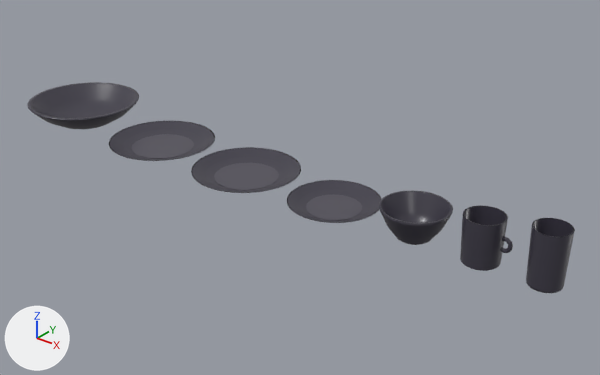
The glTF model public/modelos/COL-01.glb: old version first, new version second.
Before and after are seen from a 50 mm lens placed at (1.204, -1.326, 0.845), pointed at (0.107, 0.045, -0.006). The lights are fixed; the arrows at lower left show +X, +Y and +Z. The older version comes first. Where no turn or scale is listed for an object, it has been applied to the vertices.
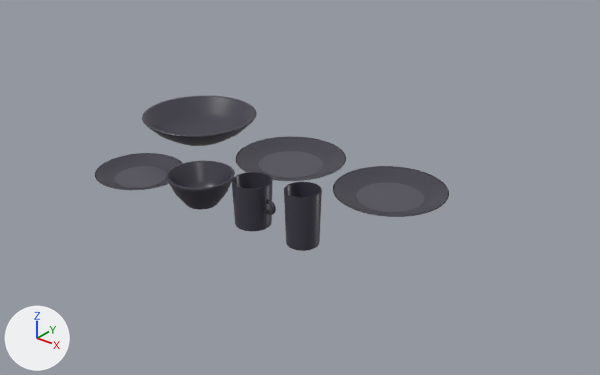
Boxes [x1, y1, x2, y2] around the edits, measured in the pictures (600 x 375 px):
```json
{"object": "Mesh_0", "change": "moved", "before": [27, 82, 139, 129], "after": [142, 96, 257, 146]}
{"object": "Mesh_3", "change": "moved", "before": [191, 147, 301, 193], "after": [333, 166, 449, 217]}
{"object": "Mesh_7", "change": "moved", "before": [379, 191, 453, 245], "after": [166, 160, 235, 210]}
{"object": "Mesh_11", "change": "moved", "before": [526, 218, 575, 293], "after": [284, 182, 322, 251]}
{"object": "Mesh_8", "change": "moved", "before": [460, 205, 508, 271], "after": [232, 172, 273, 231]}
{"object": "Mesh_1", "change": "moved", "before": [109, 121, 215, 161], "after": [236, 136, 346, 181]}
{"object": "Mesh_5", "change": "moved", "before": [287, 180, 381, 223], "after": [95, 153, 183, 190]}
{"object": "Mesh_4", "change": "moved", "before": [214, 163, 279, 190], "after": [356, 182, 424, 213]}
{"object": "Mesh_2", "change": "moved", "before": [132, 134, 194, 158], "after": [258, 151, 323, 178]}
{"object": "Mesh_6", "change": "moved", "before": [306, 194, 362, 220], "after": [114, 166, 167, 188]}
{"object": "Mesh_10", "change": "moved", "before": [500, 236, 513, 253], "after": [266, 200, 276, 215]}
```

Scene script edits in JSON lines:
```json
{"op": "set", "path": "ob_mesh_0.location", "old": "(-0.62, 0.0, 0.0)", "new": "(-0.29, 0.118, 0.0)"}
{"op": "set", "path": "ob_mesh_1.location", "old": "(-0.31, 0.0, 0.0)", "new": "(0.02, 0.118, 0.0)"}
{"op": "set", "path": "ob_mesh_2.location", "old": "(-0.31, 0.0, 0.004)", "new": "(0.02, 0.118, 0.004)"}
{"op": "set", "path": "ob_mesh_3.location", "old": "(-0.02, 0.0, 0.0)", "new": "(0.31, 0.118, 0.0)"}
{"op": "set", "path": "ob_mesh_4.location", "old": "(-0.02, 0.0, 0.004)", "new": "(0.31, 0.118, 0.004)"}
{"op": "set", "path": "ob_mesh_5.location", "old": "(0.24, 0.0, 0.0)", "new": "(-0.212, -0.162, 0.0)"}
{"op": "set", "path": "ob_mesh_6.location", "old": "(0.24, 0.0, 0.004)", "new": "(-0.212, -0.162, 0.004)"}
{"op": "set", "path": "ob_mesh_7.location", "old": "(0.445, 0.0, 0.0)", "new": "(-0.008, -0.162, 0.0)"}
{"op": "set", "path": "ob_mesh_8.location", "old": "(0.598, 0.0, 0.0)", "new": "(0.145, -0.162, 0.0)"}
{"op": "set", "path": "ob_mesh_10.location", "old": "(0.643, 0.0, 0.052)", "new": "(0.19, -0.162, 0.052)"}
{"op": "set", "path": "ob_mesh_11.location", "old": "(0.732, 0.0, 0.0)", "new": "(0.28, -0.162, 0.0)"}
```
